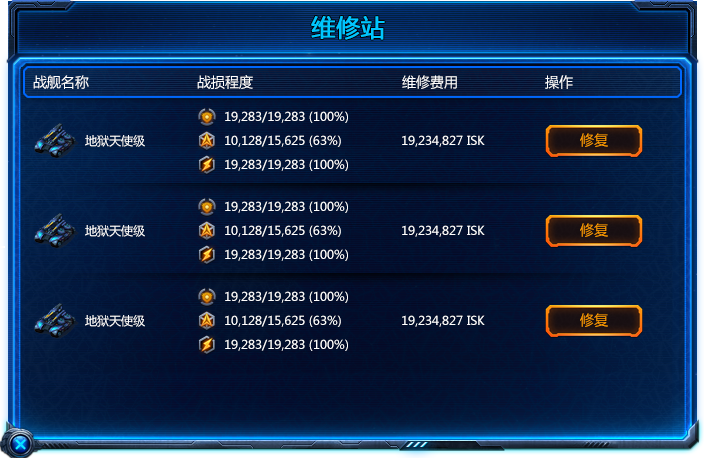
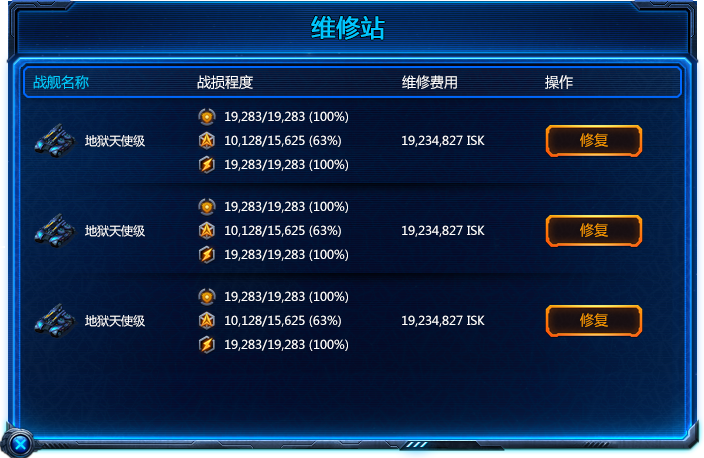
Comparing the layer stacks of the two (704, 458) images. Changes:
painted on "战舰名称" over left=33, top=75, right=89, bottom=89
